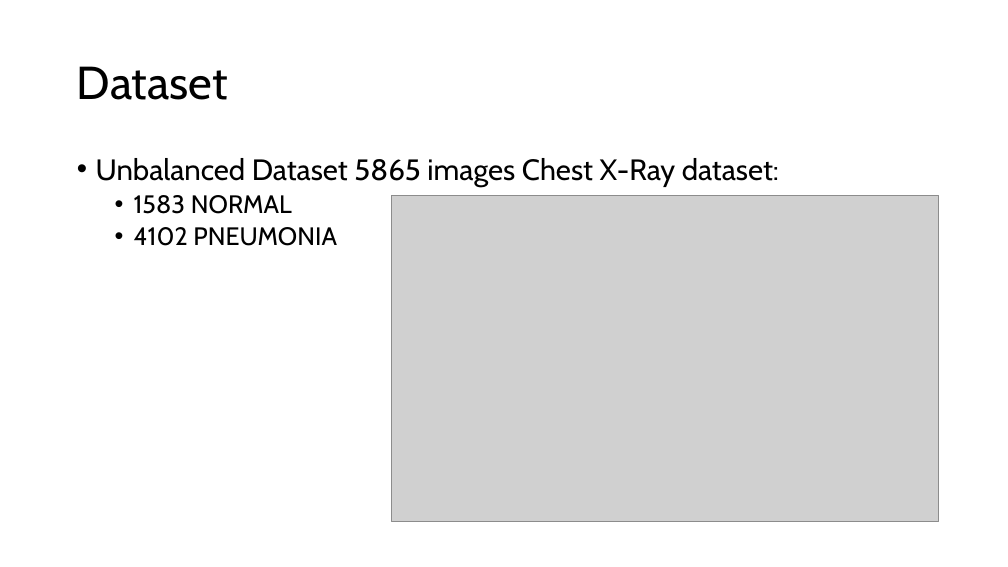
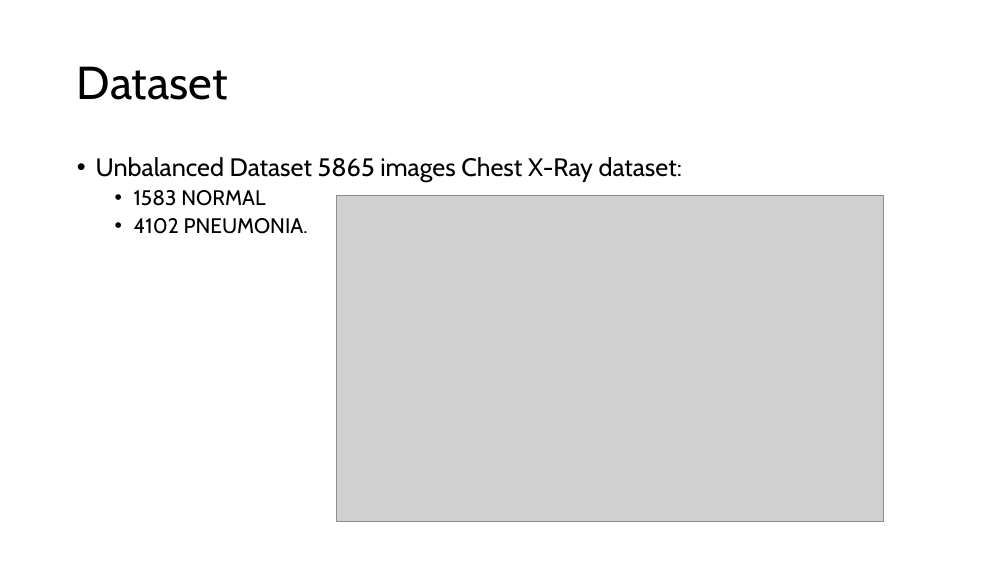
Before and after one commit to ma3ti/Swin-transformer-ChestXray, a slide deck: slide 14 of Swin.pptx (slide 18 before the commit). Drawn at 1008x567 pixels with LibreOffice and Linux fonts; fonts in the diff are those of the drawing; grey boxes stand for pictures. Boxes give left, top, right and bottom in pixels: in the first picture for what was removed or moved away, otherwise in the second. Text is boxed around its words. In the diff, an @@ line names an element or a change of style, - is before the commit and + after.

```diff
--- a/Swin.pptx
+++ b/Swin.pptx
@@ text at (96,157,682,206): size 28 to 24 pt in "Unbalanced Dataset 5865 images Chest X-Ray dataset:"; size 24 to 20 pt in "1583 NORMAL" @@
@@ picture: place and size @@
-picture at (392,195,939,522)
+picture at (337,195,884,522)
@@ text at (134,218,308,234): text changed; size 24 to 20 pt @@
-  • 4102 PNEUMONIA
+  • 4102 PNEUMONIA.
```
Also in this commit, not shown: 13 other slides changed, 4 slides added, 10 slides removed, 18 other files.
